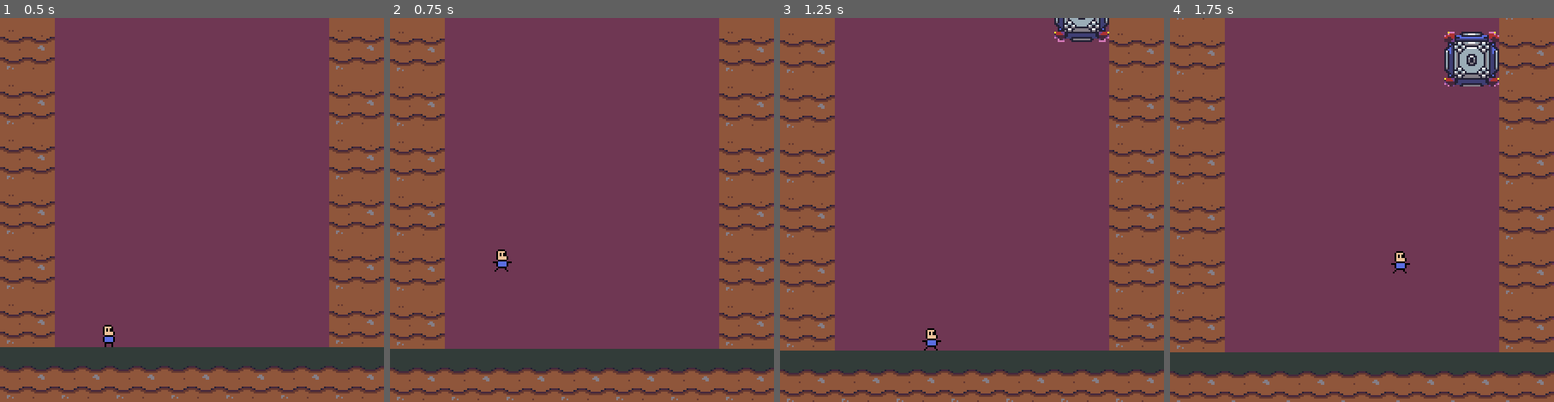
Above: before the commit, frames 1-4 (left to right).
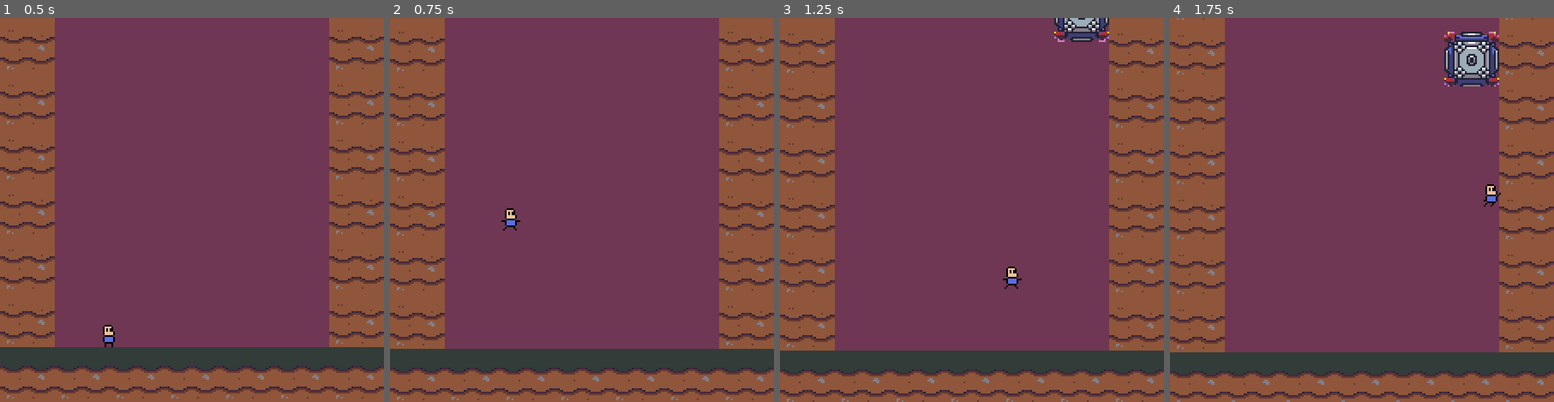
Above: after the commit, the same moments.

Repository: alfredmakes/LD54-Limited-Space
Game: Godot game, scene res://scenes/main.tscn
Same seed, same stepped clock (60 frames per second), same inputs: the game is played once before the commit and once after it.
Inputs:
- Up to frame 1 (0.5 s): no input
- Up to frame 2 (0.75 s): tap Enter (ui_accept) at 0.5, 0.6 s; hold Right (ui_right) from 0.53 s (still down)
- Up to frame 3 (1.25 s): keep holding Right (ui_right); tap Enter (ui_accept) at 0.77, 1.07 s
- Up to frame 4 (1.75 s): keep holding Right (ui_right); tap Enter (ui_accept) at 1.35, 1.52 s

Frame 1 is identical in both runs. In frame 2, 0.3% of the frame differs, in the area x 26-34%, y 49-67%; in frame 3, 0.3%; in frame 4, 0.3%.

Commit message:
Feeling pretty good movement

Diff:
--- a/scenes/player/player.gd
+++ b/scenes/player/player.gd
@@ -1,12 +1,14 @@
 extends CharacterBody2D
 
 
-const MAX_SPEED := 100.0
-const ACCELERATION := 100.0
+const MAX_SPEED := 200.0
+const ACCELERATION := 700.0
+const DECELERATION := 100.0
 const DRAG_STRENGTH := 1.0
 
 const AIR_CONTROL := 0.5
-const JUMP_VELOCITY := -300.0
+const JUMP_VELOCITY := -400.0
+const WALL_JUMP_VELOCITY := 800.0
 const COYOTE_TIME := 0.1
 
 var _drag_factor := 0.0
@@ -41,7 +43,10 @@
 	# Add the gravity.
 	if not is_on_floor():
 		if abs(wall_slide_direction) > 0.5:
-			velocity.y += gravity * delta * 0.4
+			var wall_slide_gravity_amount = clamp(remap(velocity.y,
+				-JUMP_VELOCITY, 0.0, 0.1, 1.0), 0.1, 1.0)
+			print(floor(velocity.y), wall_slide_gravity_amount)
+			velocity.y += gravity * delta * wall_slide_gravity_amount
 		else:
 			velocity.y += gravity * delta
 		time_in_air += delta
@@ -50,22 +55,27 @@
 
 	# Handle Jump.
 	if Input.is_action_just_pressed("ui_accept"):
-		if abs(wall_slide_direction) > 0.5:
-			velocity.y = JUMP_VELOCITY / 2
-			velocity.x = wall_slide_direction * -JUMP_VELOCITY / 2
+		if time_in_air < COYOTE_TIME:
+			velocity.y = JUMP_VELOCITY
 			time_in_air = COYOTE_TIME
-		elif time_in_air < COYOTE_TIME:
+		elif abs(wall_slide_direction) > 0.5:
 			velocity.y = JUMP_VELOCITY
+			velocity.x = wall_slide_direction * WALL_JUMP_VELOCITY / 2
 			time_in_air = COYOTE_TIME
 
 
 	# Get the input movement_direction and handle the movement/deceleration.
-	# As good practice, you should replace UI actions with custom gameplay actions.
 	movement_direction = Input.get_axis("ui_left", "ui_right")
-	if movement_direction:
-		velocity.x = move_toward(velocity.x, movement_direction * MAX_SPEED, ACCELERATION * delta)
+
+	velocity.x = move_toward(velocity.x, 0,
+		_drag_factor * (velocity.x * velocity.x) * _air_control_factor * delta)
+
+	if movement_direction != 0.0:
+		velocity.x = move_toward(velocity.x, movement_direction * MAX_SPEED,
+			ACCELERATION * _air_control_factor * delta)
 	else:
-		velocity.x = move_toward(velocity.x, 0, ACCELERATION * delta)
+		velocity.x = move_toward(velocity.x, 0, ACCELERATION * _air_control_factor * delta)
+		velocity.x = move_toward(velocity.x, 0, DECELERATION * _air_control_factor * delta)
 
 	move_and_slide()
 
@@ -74,13 +84,12 @@
 		return
 	for i in get_slide_collision_count():
 		var collision = get_slide_collision(i)
-		print("Collided with: ", collision.get_collider().name)
+#		print("Collided with: ", collision.get_collider().name)
 		if abs(collision.get_normal().x) > 0.5:
 			wall_slide_direction = ceil(collision.get_normal().x)
 		else:
 			wall_slide_direction = 0.0
 
-		print(wall_slide_direction)
 
 
 func _unhandled_input(event: InputEvent) -> void:
